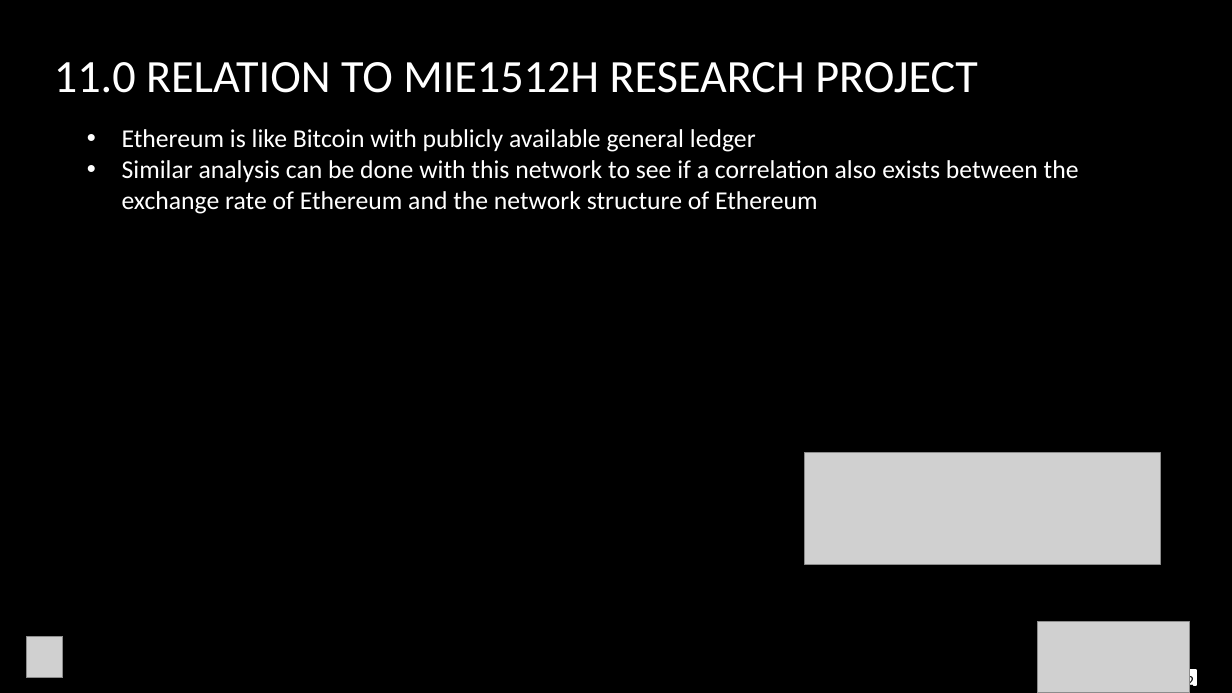
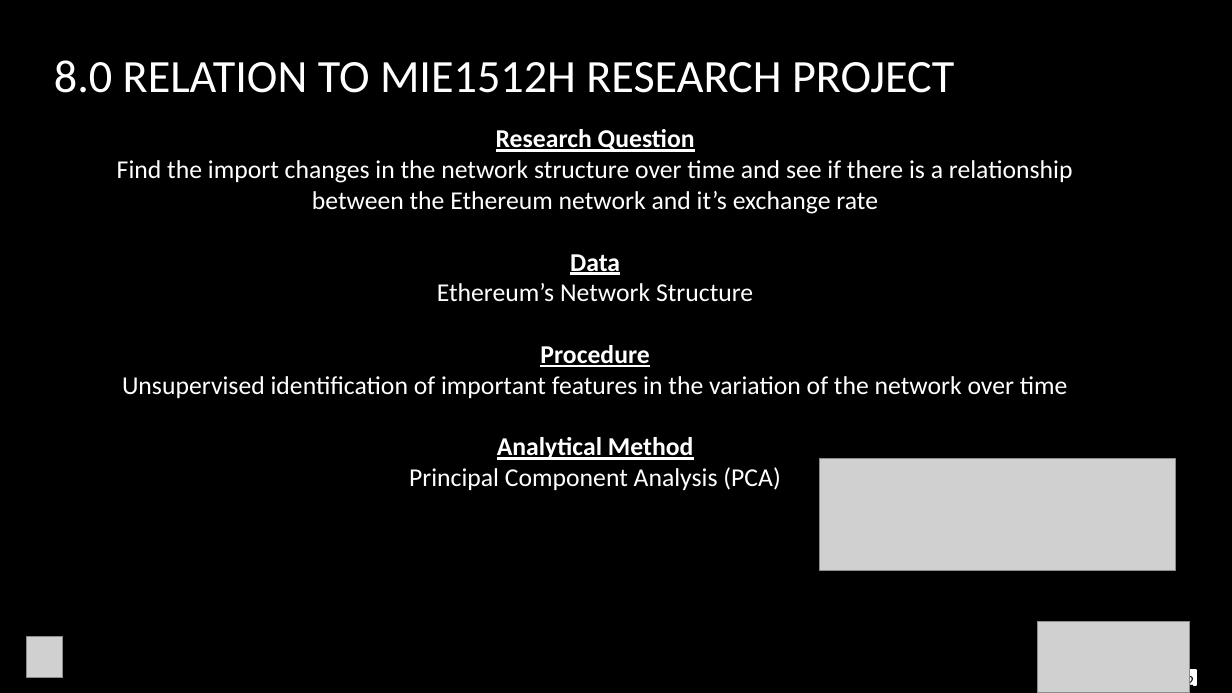
Before and after one commit to sanjifr3/data-analytics, a slide deck: slide 12 of project/ethereum/presentation/Paper Presentation.pptx (slide 22 before the commit). Drawn at 1232x693 pixels with LibreOffice and Linux fonts; fonts in the diff are those of the drawing; grey boxes stand for pictures; background and template pictures are left out. Boxes give left, top, right and bottom in pixels: in the first picture for what was removed or moved away, otherwise in the second. Text is boxed around its words. In the diff, an @@ line names an element or a change of style, - is before the commit and + after.

```diff
--- a/project/ethereum/presentation/Paper Presentation.pptx
+++ b/project/ethereum/presentation/Paper Presentation.pptx
@@ title at (x1=54, y1=60, x2=954, y2=93): text changed @@
-11.0 RELATION TO MIE1512H RESEARCH PROJECT
+8.0 RELATION TO MIE1512H RESEARCH PROJECT
@@ text at (x1=117, y1=129, x2=1073, y2=490): text changed @@
-• Ethereum is like Bitcoin with publicly available general ledger
-• Similar analysis can be done with this network to see if a correlation also exists between the exchange rate of Ethereum and the network structure of Ethereum
+Research Question
+Find the import changes in the network structure over time and see if there is a relationship between the Ethereum network and it’s exchange rate
+Data
+Ethereum’s Network Structure
+Procedure
+Unsupervised identification of important features in the variation of the network over time
+Analytical Method
+Principal Component Analysis (PCA)
@@ picture moved from (x1=805, y1=453, x2=1161, y2=566) to (x1=820, y1=458, x2=1176, y2=571) @@
```
Also in this commit, not shown: 8 other slides changed, 1 slide added, 11 slides removed, 3 other files.
